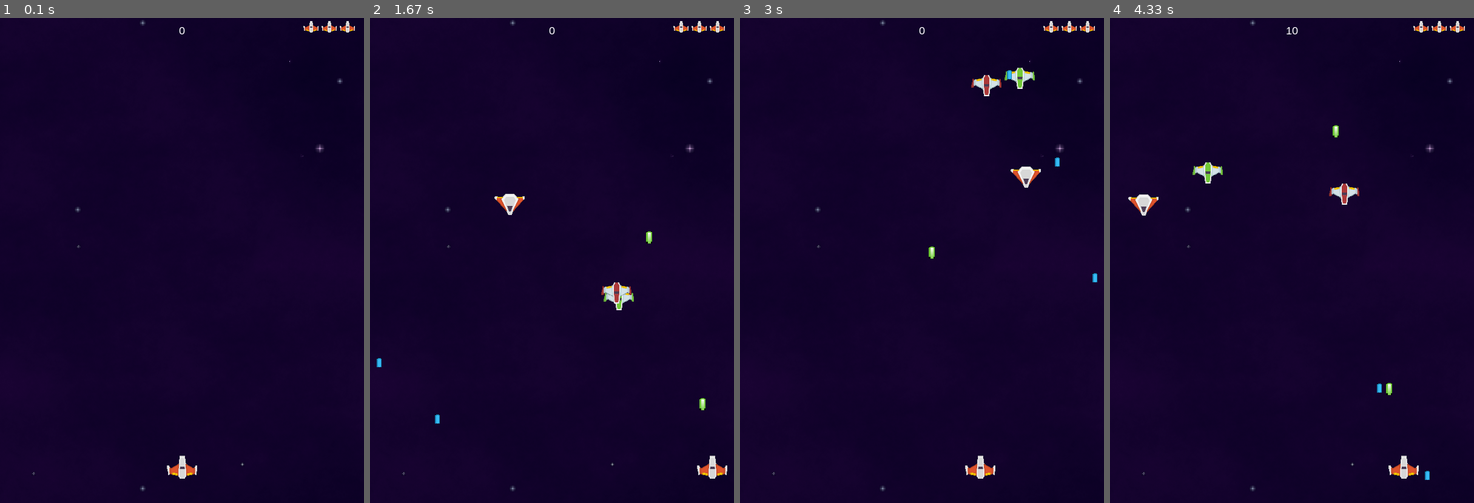
Above: before the commit, frames 1-4 (left to right).
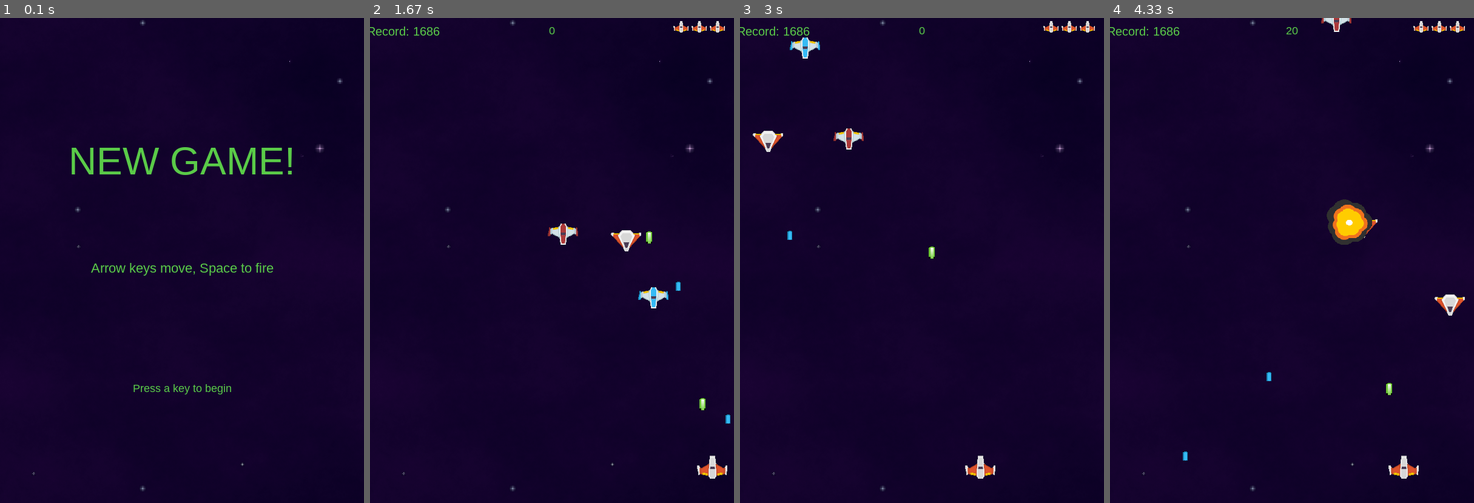
Above: after the commit, the same moments.

Repository: Ivan-Vladimirovich/Proba-2021
Game: pygame game, started from Cannon/Game.py
Two runs of this game, one before a commit and one after it. Both use one fixed random seed, a clock stepped at 60 frames per second and the inputs below.
Inputs:
- Up to frame 1 (0.1 s): no input
- Up to frame 2 (1.67 s): tap Space at 0.33, 1.23, 1.53 s; hold D 0.67-1.13 s; hold D 1.17-1.63 s
- Up to frame 3 (3 s): hold A 1.67-2.2 s; tap Space at 1.73, 2.03, 2.3, 2.6, 2.73 s; hold A 2.23-2.63 s; hold D from 2.67 s (still down)
- Up to frame 4 (4.33 s): tap Space at 3.03, 3.4, 3.7, 3.9, 4.2 s; release D at 3.3 s; hold A 3.33-3.8 s; hold D 3.83-4.3 s

The runs differ from the first frame. In frame 1, 2.1% of the frame differs, in the area x 19-98%, y 0-95%; in frame 2, 1.3%; in frame 3, 1.4%; in frame 4, 2.1%.

Commit message:
Добавил экран конца игры и запоминание очков игры

Diff:
--- a/Cannon/Game.py
+++ b/Cannon/Game.py
@@ -1,7 +1,7 @@
 import pygame
 from random import randint, choice
 from os import path
-
+# Настройки экрана
 pygame.init()
 xsc = 600
 ysc = 800
@@ -51,10 +51,14 @@
     explosion_anim['gun'].append(img)
 
 
+# Игровые классы
 class Cannon(pygame.sprite.Sprite):
-    def __init__(self, xg, yg, angle=0):
-        pygame.sprite.Sprite.__init__(self)
-        self.angle = angle
+    """
+         Класс пушки. Отрисовка и движения игрока на экране.
+         Вызов выстрела
+    """
+    def __init__(self, xg, yg, ):
+        pygame.sprite.Sprite.__init__(self)
         self.image = player_img
         self.image = pygame.transform.scale(player_img, (50, 38))
         self.image.set_colorkey((0, 0, 0))
@@ -103,6 +107,9 @@
 
 
 class Shell(pygame.sprite.Sprite):
+    """
+         Класс снаряда игрока
+    """
     def __init__(self, x, y):
         pygame.sprite.Sprite.__init__(self)
         self.image = bullet_img
@@ -120,6 +127,9 @@
 
 
 class Target(pygame.sprite.Sprite):
+    """
+         Класс врагов. Перемещение, отрисовка и вызов бомбы
+    """
     def __init__(self):
         pygame.sprite.Sprite.__init__(self)
         self.image = pygame.transform.scale(pygame.transform.rotate(Bad[randint(0, len(Bad)-1)], 180), (50, 35))
@@ -165,13 +175,16 @@
 
 
 class Bomb(pygame.sprite.Sprite):
+    """
+        Класс бомбы. Отрисовка и перемещение
+    """
     def __init__(self, x, y):
         pygame.sprite.Sprite.__init__(self)
         self.image = pygame.transform.scale(bomb_img, (8, 15))
         self.rect = self.image.get_rect()
         self.rect.centerx = x
         self.rect.bottom = y
-        self.speedy = randint(8, 15)
+        self.speedy = randint(12, 20)
 
     def update(self):
         self.rect.y += self.speedy
@@ -180,6 +193,9 @@
 
 
 class Explosion(pygame.sprite.Sprite):
+    """
+        Отрисовка взрывов
+    """
     def __init__(self, center, size):
         pygame.sprite.Sprite.__init__(self)
         self.size = size
@@ -204,15 +220,20 @@
                 self.rect.center = center
 
 
+# Функции вывода текста на экран
 def draw_text(surf, text, size, x, y):
+    """ Функция отрисовки  текста на экране
+    """
     font = pygame.font.Font(font_name, size)
-    text_surface = font.render(text, True, (255, 255, 255))
+    text_surface = font.render(text, True, (90, 203, 72))
     text_rect = text_surface.get_rect()
     text_rect.midtop = (x, y)
     surf.blit(text_surface, text_rect)
 
 
 def draw_lives(surf, x, y, lives, img0):
+    """Функция отрисовки жизней игрока на экране
+    """
     for s in range(lives):
         img0_rect = img0.get_rect()
         img0_rect.x = x + 30 * s
@@ -220,9 +241,30 @@
         surf.blit(img0, img0_rect)
 
 
-# Цикл игры
-# задание размера экрана
-
+def show_go_screen():
+    """Функция, которая отрисовывает экран начала и окончания игры
+    """
+    screen.blit(background, background_rect)
+    draw_text(screen, "NEW GAME!", 64, xsc / 2, ysc / 4)
+    draw_text(screen, "Arrow keys move, Space to fire", 22,
+              xsc / 2, ysc / 2)
+    draw_text(screen, "Press a key to begin", 18, xsc / 2, ysc * 3 / 4)
+    pygame.display.flip()
+    waiting = True
+    while waiting:
+        clock.tick(FPS)
+        for ivent in pygame.event.get():
+            if ivent.type == pygame.QUIT:
+                pygame.quit()
+            if ivent.type == pygame.KEYUP:
+                waiting = False
+
+
+# Первичные установки
+
+score_max = open("C:\\Users\\ВАНЯ\\Proba-2021\\Cannon\\scroe.txt")
+score_rec = int(score_max.read())
+score_max.close()
 
 pygame.display.set_caption('Cannon')
 all_sprites = pygame.sprite.Group()
@@ -243,11 +285,33 @@
 
 clock = pygame.time.Clock()
 pygame.mixer.music.play(loops=-1)
+game_over = True
 runGame = True
 
-
+# главный цикл игры
 while runGame:
     clock.tick(FPS)
+    # Окно  Game Over  при окончании игры
+    if game_over:
+        score_max = open("C:\\Users\\ВАНЯ\\Proba-2021\\Cannon\\scroe.txt")
+        score_rec = int(score_max.read())
+        score_max.close()
+        show_go_screen()
+        game_over = False
+        all_sprites = pygame.sprite.Group()
+        mobs = pygame.sprite.Group()
+        bullets = pygame.sprite.Group()
+        bombs = pygame.sprite.Group()
+        gun = Cannon(xsc, ysc)
+        all_sprites.add(gun)
+        for i in range(3):
+            m = Target()
+            all_sprites.add(m)
+            mobs.add(m)
+        score = 0
+        flag_mob = 0
+        wrag = 1
+
     # добавление моба при наборе +100 очков
     if score // 100 == wrag:
         flag_mob = 1
@@ -274,6 +338,7 @@
     screen.blit(background, background_rect)
     all_sprites.draw(screen)
     draw_text(screen, str(score), 18, xsc / 2, 10)
+    draw_text(screen, "Record: "+str(score_rec), 20, 55, 10)
     draw_lives(screen, xsc - 100, 5, gun.healf,
                player_mini_img)
     # Проверка, не ударил ли моб игрокa
@@ -284,9 +349,13 @@
         death_explosion = Explosion(gun.rect.center, 'gun')
         all_sprites.add(death_explosion)
         gun.hide()
-        # Если игрок умер, игра окончена
+    # Если игрок умер, игра окончена
     if gun.healf == 0 and not death_explosion.alive():
-        runGame = False
+        game_over = True
+        if score > score_rec:
+            score_max = open("C:\\Users\\ВАНЯ\\Proba-2021\\Cannon\\scroe.txt", 'w')
+            score_max.write(str(score))
+            score_max.close()
     # Проверка столкновения пули с мишенью
     hits = pygame.sprite.groupcollide(mobs, bullets, True, True)
     for hit in hits:
@@ -301,6 +370,5 @@
     # После отрисовки всего, переворачиваем экран
     pygame.display.flip()
 
-
 # Выход из игры:
 pygame.quit()
--- /dev/null
+++ b/Cannon/scroe.txt
@@ -0,0 +1 @@
+1686
